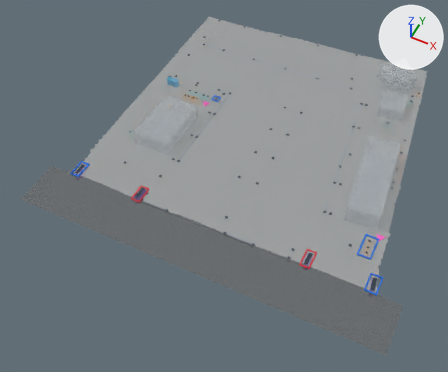
What one commit did to the glTF model portal-proposal/public/sites/models/1622.glb.
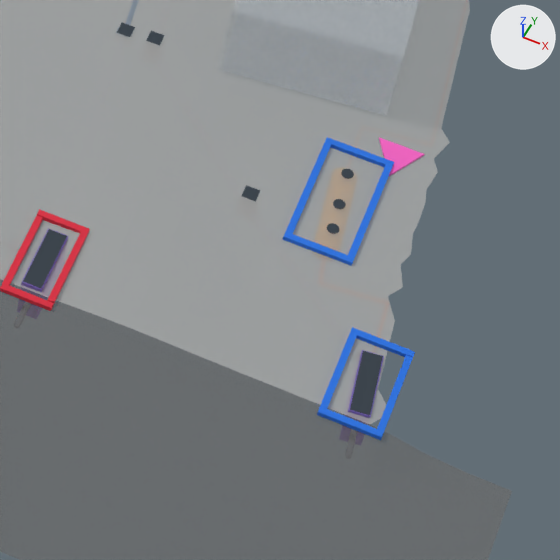
The first picture shows the older version from a 50 mm lens placed at (44.8, -120.7, 118.0), pointed at (-5.9, -19.3, -8.7). The close-ups show the older and then the newer version on the part from 67% to 92% of the width and 55% to 86% of the height of that picture. Only the edits that show in the close-ups are written down. Arrows for +X, +Y and +Z are at upper right; the lights stay in place. Where no turn or scale is listed for an object, it has been applied to the vertices. Vertices at exactly the same position are counted once.

The first close-up shows 'Commercial building A', 'Forecourt, paving and lawn', 'Grease trap pit grating.002', 'Grease trap pit grating.003', 'New OWS or new WWT (concept).001', 'Ram Intra road side and entrances', 'S3 · G2.1 · Existing sampling point', 'S4 · G2.2 · Existing sampling point', 'S6 · G2.2 · new · New sampling point' and 9 more.
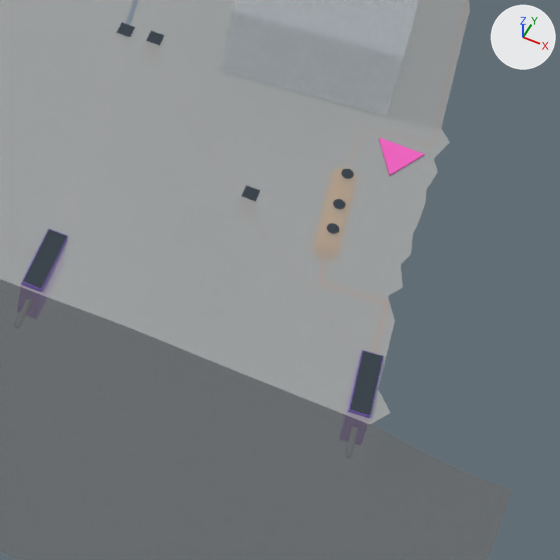
Location of each change, [x1, y1, x2, y2] in pixels of the close-ups (560 x 560 px):
'S6 · G2.2 · new · New sampling point', reshaped: before [283, 137, 394, 266]; after [335, 195, 344, 205]
'S4 · G2.2 · Existing sampling point', reshaped: before [317, 327, 415, 440]; after [362, 377, 371, 386]
'S3 · G2.1 · Existing sampling point', reshaped: before [0, 209, 90, 311]; after [41, 254, 49, 262]
part 1 of me_mesh_225, deleted: before [0, 283, 54, 311]
part 2 of me_mesh_225, deleted: before [37, 209, 90, 235]
part 3 of me_mesh_225, deleted: before [3, 215, 43, 285]
part 4 of me_mesh_225, deleted: before [47, 232, 87, 303]
part 5 of me_mesh_226, deleted: before [317, 406, 384, 440]
part 6 of me_mesh_226, deleted: before [350, 327, 415, 357]
part 7 of me_mesh_226, deleted: before [320, 333, 357, 409]
part 8 of me_mesh_226, deleted: before [377, 355, 413, 432]
part 9 of me_mesh_228, deleted: before [283, 232, 354, 266]
part 10 of me_mesh_228, deleted: before [325, 137, 394, 167]
part 11 of me_mesh_228, deleted: before [286, 142, 331, 234]
part 12 of me_mesh_228, deleted: before [348, 165, 392, 258]

Edits to the bpy script that builds the scene:
```text
Add mat_sampleanchor:
    mat_sampleanchor = principled_material('sampleAnchor')
    mat_sampleanchor.base_color = (0.0137, 0.159, 0.745)  # blue #1f6fe0
    mat_sampleanchor.roughness = 0.85
    mat_sampleanchor.alpha = 0.0
Change me_mesh_225:
    used by ob_s3___g2_1___existing_sampling_point; location = (0.0, 0.0, 0.0)
    remove me_mesh_225.from_pydata(...)  # 32 vertices, 48 faces; spans x 23.81..26.35, y -40.69..-35.75, z 0.61..0.94
    remove me_mesh_225.materials.append(mat_sampleg21)  # red #d7263d
    add me_mesh_225.from_pydata(...)  # 8 vertices, 12 faces; spans x 24.93..25.23, y -38.37..-38.07, z 0.62..0.92
    me_mesh_225 part 1: the loose piece of 8 vertices spanning x 23.81..26.35, y -40.69..-40.37, z 0.61..0.86 is deleted
    me_mesh_225 part 2: the loose piece of 8 vertices spanning x 23.81..26.35, y -36.07..-35.75, z 0.68..0.93 is deleted
    me_mesh_225 part 3: the loose piece of 8 vertices spanning x 23.81..24.13, y -40.37..-36.07, z 0.61..0.86 is deleted
    me_mesh_225 part 4: the loose piece of 8 vertices spanning x 26.03..26.35, y -40.37..-36.07, z 0.69..0.94 is deleted
    other edits to the shape of me_mesh_225 do not show in these pictures
    add me_mesh_225.materials.append(mat_sampleanchor)  # blue #1f6fe0
Change me_mesh_226:
    used by ob_s4___g2_2___existing_sampling_point; location = (0.0, 0.0, 0.0)
    remove me_mesh_226.from_pydata(...)  # 32 vertices, 48 faces; spans x 39.07..42.03, y -40.62..-35.58, z 0.67..0.96
    remove me_mesh_226.materials.append(mat_sampleg22)  # blue #1f6fe0
    add me_mesh_226.from_pydata(...)  # 8 vertices, 12 faces; spans x 40.4..40.7, y -38.25..-37.95, z 0.7..1.0
    me_mesh_226 part 5: the loose piece of 8 vertices spanning x 39.07..42.03, y -40.62..-40.3, z 0.71..0.96 is deleted
    me_mesh_226 part 6: the loose piece of 8 vertices spanning x 39.07..42.03, y -35.9..-35.58, z 0.71..0.96 is deleted
    me_mesh_226 part 7: the loose piece of 8 vertices spanning x 39.07..39.39, y -40.3..-35.9, z 0.71..0.96 is deleted
    me_mesh_226 part 8: the loose piece of 8 vertices spanning x 41.71..42.03, y -40.3..-35.9, z 0.67..0.92 is deleted
    other edits to the shape of me_mesh_226 do not show in these pictures
    add me_mesh_226.materials.append(mat_sampleanchor)  # blue #1f6fe0
Change me_mesh_228:
    used by ob_s6___g2_2___new___new_sampling_point; location = (0.0, 0.0, 0.0)
    remove me_mesh_228.from_pydata(...)  # 32 vertices, 48 faces; spans x 34.63..37.97, y -32.12..-25.58, z 0.71..0.96
    remove me_mesh_228.materials.append(mat_sampleg22)  # blue #1f6fe0
    add me_mesh_228.from_pydata(...)  # 8 vertices, 12 faces; spans x 36.15..36.45, y -29.0..-28.7, z 0.7..1.0
    me_mesh_228 part 9: the loose piece of 8 vertices spanning x 34.63..37.97, y -32.12..-31.8, z 0.71..0.96 is deleted
    me_mesh_228 part 10: the loose piece of 8 vertices spanning x 34.63..37.97, y -25.9..-25.58, z 0.71..0.96 is deleted
    me_mesh_228 part 11: the loose piece of 8 vertices spanning x 34.63..34.95, y -31.8..-25.9, z 0.71..0.96 is deleted
    me_mesh_228 part 12: the loose piece of 8 vertices spanning x 37.65..37.97, y -31.8..-25.9, z 0.71..0.96 is deleted
    other edits to the shape of me_mesh_228 do not show in these pictures
    add me_mesh_228.materials.append(mat_sampleanchor)  # blue #1f6fe0
```
